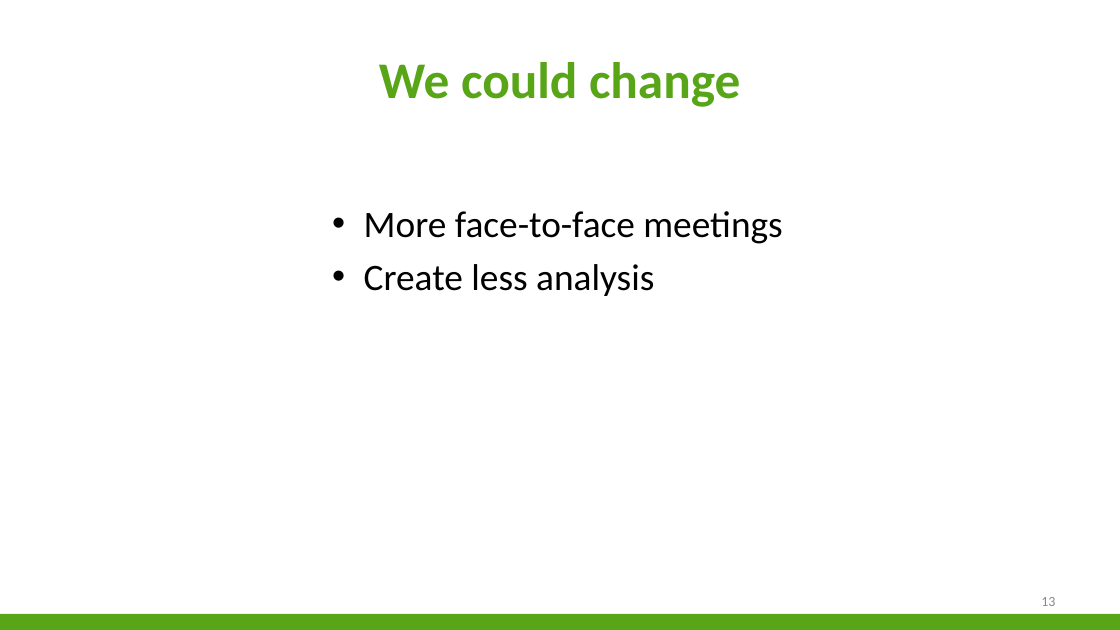
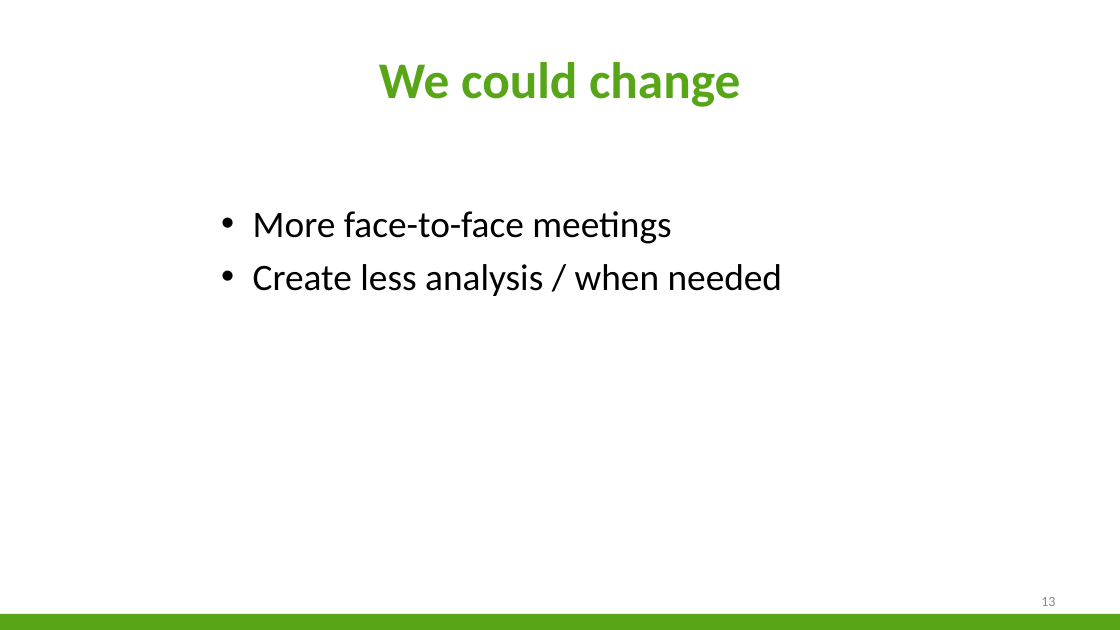
Before and after one commit to niekvandael/iTalent, a slide deck: slide 13 of italent/documents/english/EnglishPresentation.pptx. Drawn at 1120x630 pixels with LibreOffice and Linux fonts; fonts in the diff are those of the drawing; background and template pictures are left out. Boxes give left, top, right and bottom in pixels: in the first picture for what was removed or moved away, otherwise in the second. Text is boxed around its words. In the diff, an @@ line names an element or a change of style, - is before the commit and + after.

```diff
--- a/italent/documents/english/EnglishPresentation.pptx
+++ b/italent/documents/english/EnglishPresentation.pptx
@@ text "More face-to-face meetings": place and size @@
-text "More face-to-face meetings" at box(364, 211, 782, 296)
+text "More face-to-face meetings" at box(253, 211, 783, 296)
@@ text at box(253, 264, 783, 296): text changed @@
-• Create less analysis
+• Create less analysis / when needed
```
Also in this commit, not shown: 8 other slides changed, 3 other files.
